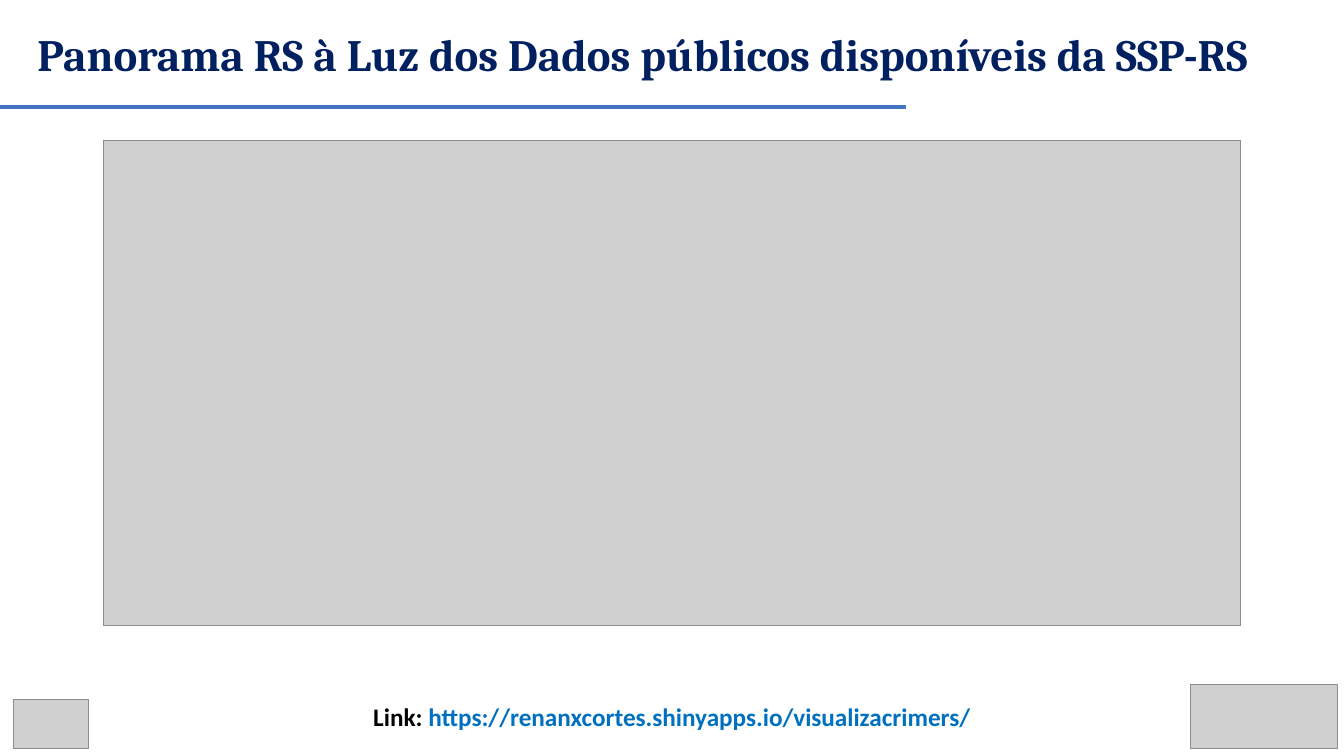
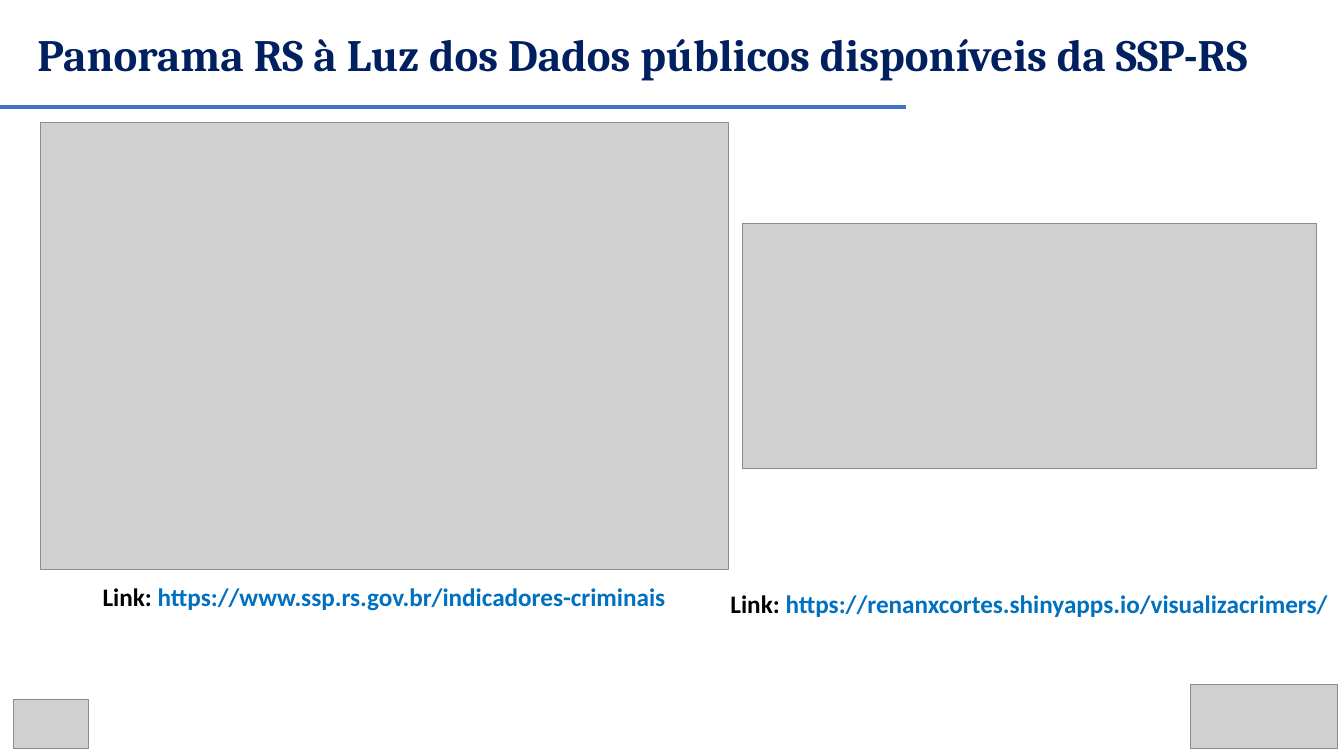
Before and after one commit to renanxcortes/semanistica_2026, a slide deck: slide 2 of DIA 2 - APRESENTACAO - VERSAO AMPLIADA FINAL.pptx. Drawn at 1344x756 pixels with LibreOffice and Linux fonts; fonts in the diff are those of the drawing; grey boxes stand for pictures. Boxes give left, top, right and bottom in pixels: in the first picture for what was removed or moved away, otherwise in the second. Text is boxed around its words. In the diff, an @@ line names an element or a change of style, - is before the commit and + after.

```diff
--- a/DIA 2 - APRESENTACAO - VERSAO AMPLIADA FINAL.pptx
+++ b/DIA 2 - APRESENTACAO - VERSAO AMPLIADA FINAL.pptx
@@ picture added at <box>40,122,729,570</box> @@
@@ picture: place and size @@
-picture at <box>103,140,1240,625</box>
+picture at <box>742,224,1317,469</box>
@@ text added at <box>103,588,666,611</box>, 18 pt, text #0070C0, bold @@
+Link: https://www.ssp.rs.gov.br/indicadores-criminais
@@ text "Link: https://renanxcortes.shinyapps.io/visualizacrimers/": place and size @@
-text "Link: https://renanxcortes.shinyapps.io/visualizacrimers/" at <box>373,708,970,730</box>
+text "Link: https://renanxcortes.shinyapps.io/visualizacrimers/" at <box>730,595,1328,617</box>
```
Also in this commit, not shown: 3 other slides changed, 2 other files.
